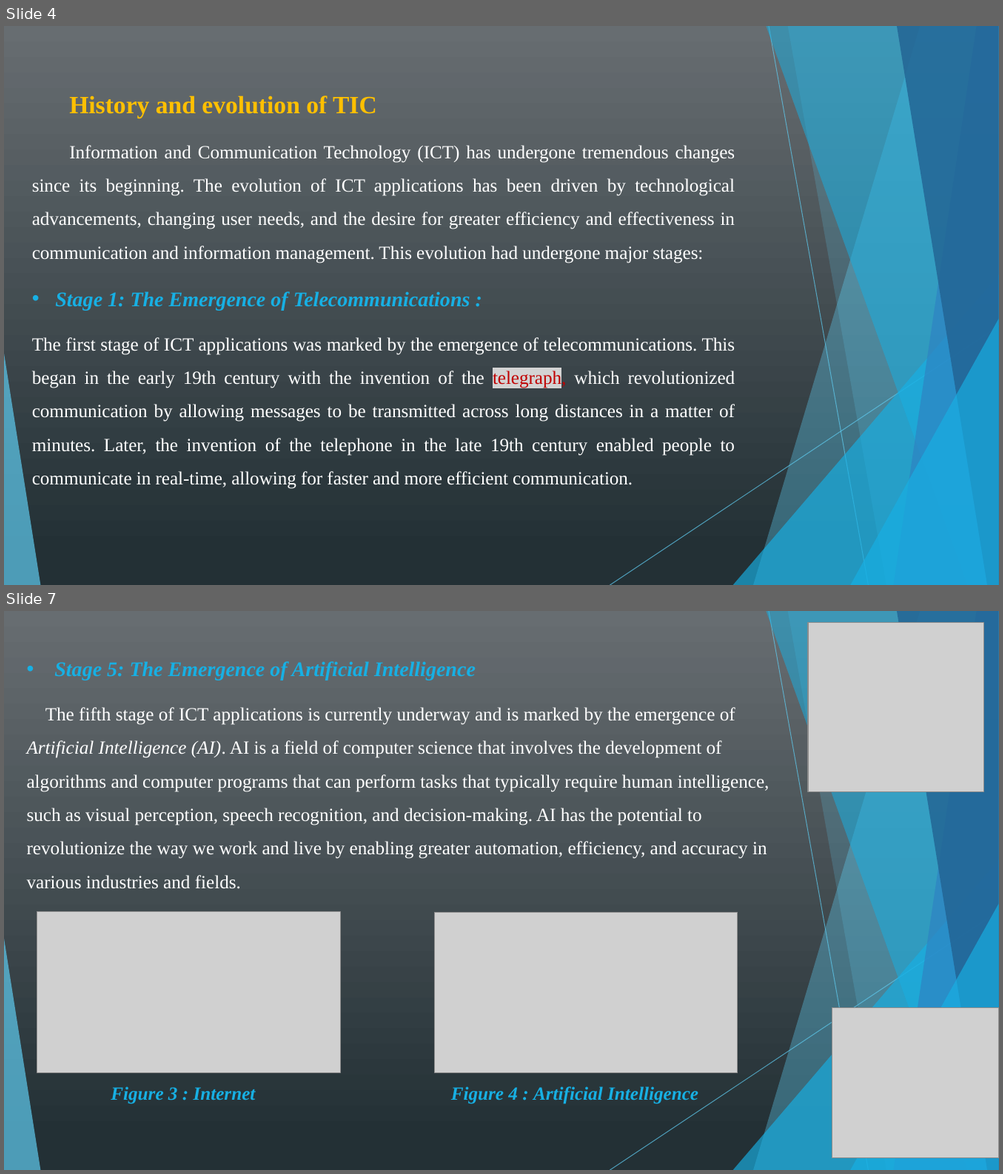
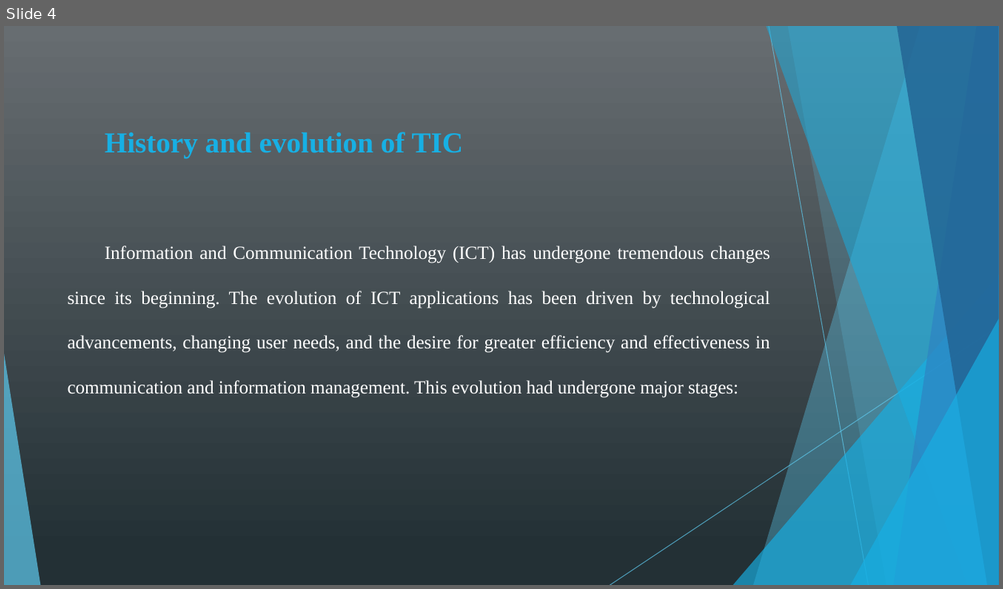
Before and after one commit to kamiri-lilia/projet-final, a slide deck: TIC_PP.pptx. Shown one above the other, each under a label of ours: slides 4 and 7 before the commit, slide 4 after it; the slides between them are not shown. The pictures are 1003x1174 and 1003x589 pixels, drawn with LibreOffice and Linux fonts; fonts in the diff are those of the drawing; grey boxes stand for pictures. Boxes give left, top, right and bottom in pixels: in the first picture for what was removed or moved away, otherwise in the second. Text is boxed around its words. In the diff, an @@ line names an element or a change of style, - is before the commit and + after.

```diff
--- a/TIC_PP.pptx
+++ b/TIC_PP.pptx
@@ slide 7 removed at [4,611,999,1170], background gradient #686E71 to #233036; not listed: 10 template elements that a slide beside it also shows @@
@@ picture removed at [808,623,983,792] @@
@@ text removed at [27,661,769,889] @@
-• Stage 5: The Emergence of Artificial Intelligence
-The fifth stage of ICT applications is currently underway and is marked by the emergence of Artificial Intelligence (AI). AI is a field of computer science that involves the development of algorithms and computer programs that can perform tasks that typically require human intelligence, such as visual perception, speech recognition, and decision-making. AI has the potential to revolutionize the way we work and live by enabling greater automation, efficiency, and accuracy in various industries and fields.
@@ picture removed at [37,912,341,1073] @@
@@ picture removed at [435,912,737,1073] @@
@@ picture removed at [832,1008,999,1159] @@
@@ text removed at [111,1087,256,1105] @@
-Figure 3 : Internet
@@ text removed at [451,1087,698,1105] @@
-Figure 4 : Artificial Intelligence
@@ slide 4 changed as well @@
@@ text at [69,96,377,118]: paragraph removed @@
-History and evolution of TIC
@@ text added at [105,132,464,158], 28 pt, text #17B0E4, bold @@
+History and evolution of TIC
@@ text "Information and Communication Technology (ICT) ...": place and size @@
-text "Information and Communication Technology (ICT) ..." at [32,96,735,489]
+text "Information and Communication Technology (ICT) ..." at [68,246,770,398]
@@ text "Information and Communication Technology (ICT) ..." at [68,246,770,398]: line spacing 1.5 to 2 @@
@@ text at [32,292,735,489]: paragraphs removed @@
-• Stage 1: The Emergence of Telecommunications :
-The first stage of ICT applications was marked by the emergence of telecommunications. This began in the early 19th century with the invention of the telegraph, which revolutionized communication by allowing messages to be transmitted across long distances in a matter of minutes. Later, the invention of the telephone in the late 19th century enabled people to communicate in real-time, allowing for faster and more efficient communication.
```
Also in this commit, not shown: 15 other slides changed, 2 slides added, 3 other slides removed.
